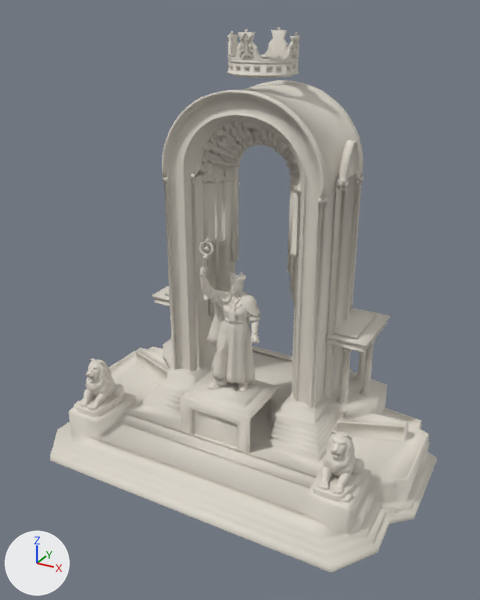
Before and after pictures for a commit that changed the glTF model assets/monuments/ismoili_somoni/ismoili_somoni.glb.
Rendered twice from a camera (50 mm lens) standing at (30.1, -56.1, 44.7) and looking at (0.3, -1.8, 17.6). The lights are fixed; the arrows at lower left show +X, +Y and +Z. The first picture is the older version. Where no turn or scale is listed for an object, it has been applied to the vertices. Vertices at exactly the same position are counted once.

The scene before the commit, as lines of its bpy script (objects in view):
```python
me_monument_ismoilisomoni_mesh = bpy.data.meshes.new('Monument_IsmoiliSomoni_Mesh')
me_monument_ismoilisomoni_mesh.from_pydata(...)  # 29626 vertices, 58668 faces; spans x -20.6..20.6, y -14.4..14.4, z 0.0..43.0
me_monument_ismoilisomoni_mesh.materials.append(mat_m_monument_provisional)  # light grey #ddd7cb
ob_monument_ismoilisomoni_mesh = bpy.data.objects.new('Monument_IsmoiliSomoni_Mesh', me_monument_ismoilisomoni_mesh)
ob_monument_ismoilisomoni_mesh.location = (0.0, 0.0, 0.0)
```
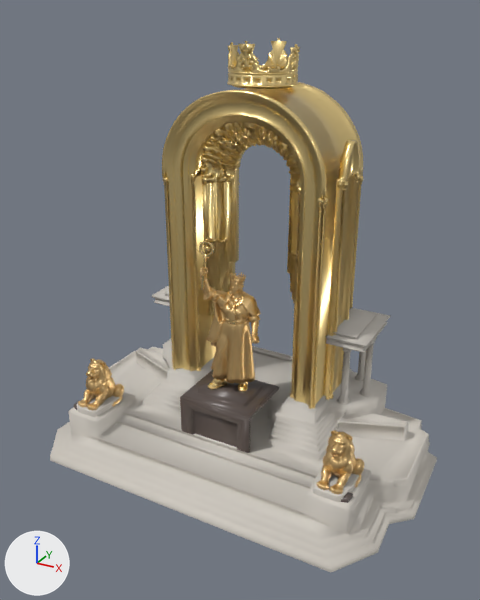
The newer file is also rescaled (x1.023) as a whole; pictures and numbers use the older file's frame.

The change, as JSON lines over the scene's bpy script:
```json
{"op": "add", "block": "mat_m_mon_sculpture", "code": ["mat_m_mon_sculpture = principled_material('M_Mon_Sculpture')", "mat_m_mon_sculpture.base_color = (0.8, 0.55, 0.25)  # beige #e7c489", "mat_m_mon_sculpture.metallic = 1.0", "mat_m_mon_sculpture.roughness = 0.38"]}
{"op": "add", "block": "mat_m_mon_goldgilded", "code": ["mat_m_mon_goldgilded = principled_material('M_Mon_GoldGilded')", "mat_m_mon_goldgilded.base_color = (1.0, 0.766, 0.336)  # yellow #ffe39d", "mat_m_mon_goldgilded.metallic = 1.0", "mat_m_mon_goldgilded.roughness = 0.28"]}
{"op": "add", "block": "mat_m_mon_stonedark", "code": ["mat_m_mon_stonedark = principled_material('M_Mon_StoneDark')", "mat_m_mon_stonedark.base_color = (0.1, 0.075, 0.065)  # brown #594d48", "mat_m_mon_stonedark.roughness = 0.35"]}
{"op": "add", "block": "mat_m_mon_stonelight", "code": ["mat_m_mon_stonelight = principled_material('M_Mon_StoneLight')", "mat_m_mon_stonelight.base_color = (0.62, 0.58, 0.52)  # light grey #cec8bf", "mat_m_mon_stonelight.roughness = 0.6"]}
{"op": "add", "block": "mat_m_mon_decor", "code": ["mat_m_mon_decor = principled_material('M_Mon_Decor')", "mat_m_mon_decor.base_color = (0.95, 0.7, 0.3)  # beige #f9da95", "mat_m_mon_decor.metallic = 1.0", "mat_m_mon_decor.roughness = 0.22"]}
{"block": "me_monument_ismoilisomoni_mesh", "where": "# used by ob_monument_ismoilisomoni_mesh; location = (0.0, 0.0, 0.0)"}
{"op": "remove", "block": "me_monument_ismoilisomoni_mesh", "code": "me_monument_ismoilisomoni_mesh.from_pydata(...)  # 29626 vertices, 58668 faces; spans x -20.6..20.6, y -14.4..14.4, z 0.0..43.0"}
{"op": "add", "block": "me_monument_ismoilisomoni_mesh", "code": "me_monument_ismoilisomoni_mesh.from_pydata(...)  # 29626 vertices, 58668 faces; spans x -20.6..20.6, y -14.4..14.4, z 0.0..42.0"}
{"block": "me_monument_ismoilisomoni_mesh", "change": "me_monument_ismoilisomoni_mesh part 1: 217 vertices moved from x -3.6..3.5, y -0.2..6.7, z 38.9..42.1 to x -3.5..3.5, y -0.2..6.7, z 38.2..42.0; 2583 vertices removed from x -3.6..3.5, y -0.3..6.8, z 38.9..43.0; 2583 vertices added at x -3.6..3.5, y -0.3..6.8, z 37.9..42.0"}
{"block": "me_monument_ismoilisomoni_mesh", "change": "me_monument_ismoilisomoni_mesh part 2: 23903 faces spanning x -9.6..9.6, y -1.8..8.8, z 6.7..42.0 switch from mat_m_monument_provisional (light grey #ddd7cb) to mat_m_mon_goldgilded (yellow #ffe39d)"}
{"block": "me_monument_ismoilisomoni_mesh", "change": "me_monument_ismoilisomoni_mesh part 3: 20719 faces spanning x -15.9..15.9, y -10.6..-0.9, z 4.5..21.8 switch from mat_m_monument_provisional (light grey #ddd7cb) to mat_m_mon_sculpture (beige #e7c489)"}
{"block": "me_monument_ismoilisomoni_mesh", "change": "me_monument_ismoilisomoni_mesh part 4: 2330 faces spanning x -2.6..2.0, y -5.4..-1.7, z 8.3..24.7 switch from mat_m_monument_provisional (light grey #ddd7cb) to mat_m_mon_decor (beige #f9da95)"}
{"block": "me_monument_ismoilisomoni_mesh", "change": "me_monument_ismoilisomoni_mesh part 5: 5663 faces spanning x -20.6..20.6, y -14.4..14.4, z 0.0..14.6 switch from mat_m_monument_provisional (light grey #ddd7cb) to mat_m_mon_stonelight (light grey #cec8bf)"}
{"block": "me_monument_ismoilisomoni_mesh", "change": "me_monument_ismoilisomoni_mesh part 6: 181 faces spanning x -16.0..16.0, y -10.5..0.0, z 3.3..8.3 switch from mat_m_monument_provisional (light grey #ddd7cb) to mat_m_mon_stonedark (brown #594d48)"}
{"block": "me_monument_ismoilisomoni_mesh", "change": "other edits to the shape of me_monument_ismoilisomoni_mesh do not show in these pictures"}
```

Where the change shows, as pixel boxes [x1, y1, x2, y2] in the pictures (480 x 600 px; the box of a moved part takes in the faces that stretch with it):
```json
{"object": "Monument_IsmoiliSomoni_Mesh", "change": "reshaped", "before": [50, 27, 437, 572], "after": [50, 38, 437, 572]}
{"part": 1, "of": "me_monument_ismoilisomoni_mesh", "change": "moved or reshaped", "before": [227, 27, 300, 78], "after": [227, 38, 300, 89]}
{"part": 2, "of": "me_monument_ismoilisomoni_mesh", "change": "recoloured", "before": [162, 59, 363, 409], "after": [162, 67, 363, 409], "on screen": "darker"}
{"part": 3, "of": "me_monument_ismoilisomoni_mesh", "change": "recoloured", "before": [78, 267, 365, 494], "after": [78, 267, 365, 494]}
{"part": 4, "of": "me_monument_ismoilisomoni_mesh", "change": "recoloured", "before": [199, 237, 248, 392], "after": [199, 237, 248, 392]}
{"part": 5, "of": "me_monument_ismoilisomoni_mesh", "change": "recoloured", "before": [50, 286, 429, 572], "after": [50, 286, 429, 572]}
{"part": 6, "of": "me_monument_ismoilisomoni_mesh", "change": "recoloured", "before": [74, 370, 353, 503], "after": [74, 370, 353, 503]}
```
